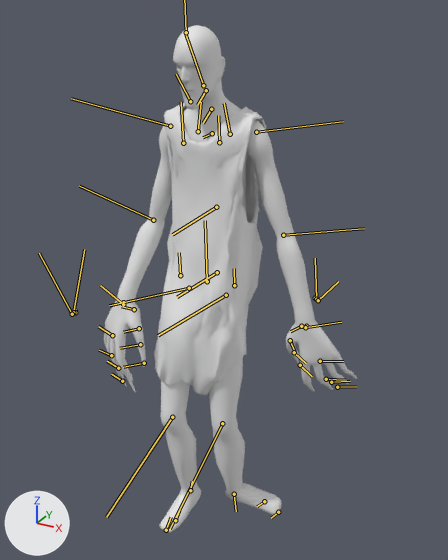
Before and after pictures for a commit that changed the FBX model Project_Gruppe1/Assets/Monster/monster.fbx.
The view is the same before and after, from a 50 mm camera at (2.28, -3.9, 4.24) aimed at (0.08, 0.09, 2.24). The axes (+X, +Y, +Z) are drawn at lower left. The lights are the same throughout. Both versions are drawn at frame 67 of the action 'C4D Animation Take'; the numbers are the values there. The bones that bend it are drawn over the model as lines.

Names of what the first picture shows: 'cloth', 'monster'.
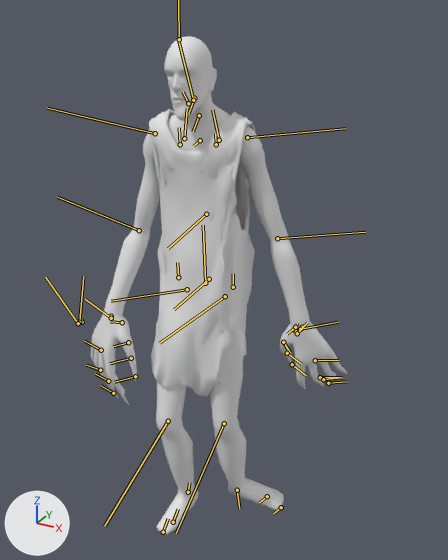
Where the change shows, as pixel boxes (x1, y1, x2, y2) in the pictures (448 x 560 px):
```json
{"object": "monster", "change": "posed", "before": [104, 25, 357, 533], "after": [91, 36, 347, 534]}
{"object": "cloth", "change": "posed", "before": [154, 103, 266, 395], "after": [149, 109, 255, 396]}
{"bone": "Root_null_jnt", "before": "(207, 281) to (206, 281)", "after": "(205, 283) to (205, 283)"}
{"bone": "Chest_FK_01_jnt", "before": "(212, 133) to (203, 137)", "after": "(200, 140) to (193, 146)"}
{"bone": "L_FK_Elbow_jnt", "before": "(283, 235) to (364, 228)", "after": "(277, 238) to (365, 232)"}
{"bone": "R_FK_Shoulder_jnt", "before": "(170, 126) to (71, 98)", "after": "(155, 133) to (47, 108)"}
{"bone": "R_Finger_Top_jnt", "before": "(111, 355) to (99, 350)", "after": "(100, 370) to (86, 365)"}
{"bone": "Head_null", "before": "(190, 101) to (176, 74)", "after": "(188, 103) to (183, 92)"}
{"bone": "L_Hip_jnt", "before": "(226, 295) to (158, 335)", "after": "(225, 296) to (159, 343)"}
{"bone": "R_Hip_jnt", "before": "(189, 288) to (109, 305)", "after": "(187, 289) to (111, 301)"}
{"bone": "R_Knee_jnt", "before": "(172, 417) to (106, 517)", "after": "(168, 421) to (104, 526)"}
```

The change, as JSON lines over the scene's bpy script:
```json
{"block": "bone_root_null_jnt", "where": "bone_root_null_jnt = bpy.data.objects['Biped_rig'].pose.bones['Root_null_jnt']"}
{"op": "set", "path": "bone_root_null_jnt.location", "old": "(0.9, -6.2, -0.8)", "new": "(-0.3, 4.8, 0.8)"}
{"op": "set", "path": "bone_root_null_jnt.rotation_quaternion", "old": "(0.999, -0.016, 0.002, 0.029)", "new": "(1.0, 0.012, -0.001, -0.022)", "note": "degrees (-2, 0, 3) -> degrees (1, 0, -3)"}
{"block": "bone_chest_fk_01_jnt", "where": "bone_chest_fk_01_jnt = bpy.data.objects['Biped_rig'].pose.bones['Chest_FK_01_jnt']  # child of 'Midd_FK_01_jnt'"}
{"op": "set", "path": "bone_chest_fk_01_jnt.rotation_quaternion", "old": "(0.998, 0.0, 0.0, -0.069)", "new": "(0.996, 0.0, 0.0, -0.088)", "note": "degrees (0, 0, -8) -> degrees (0, 0, -10)"}
{"block": "bone_l_fk_elbow_jnt", "where": "bone_l_fk_elbow_jnt = bpy.data.objects['Biped_rig'].pose.bones['L_FK_Elbow_jnt']  # child of 'L_FK_Shoulder_jnt'"}
{"op": "set", "path": "bone_l_fk_elbow_jnt.rotation_quaternion", "old": "(0.998, -0.007, 0.041, 0.04)", "new": "(0.999, -0.008, 0.024, 0.04)", "note": "degrees (-1, 5, 5) -> degrees (-1, 3, 5)"}
{"block": "bone_r_fk_shoulder_jnt", "where": "bone_r_fk_shoulder_jnt = bpy.data.objects['Biped_rig'].pose.bones['R_FK_Shoulder_jnt']  # child of 'R_FK_Collar_jnt'"}
{"op": "set", "path": "bone_r_fk_shoulder_jnt.rotation_quaternion", "old": "(0.996, 0.006, 0.013, -0.091)", "new": "(0.993, 0.007, 0.017, -0.117)", "note": "degrees (1, 2, -10) -> degrees (1, 2, -13)"}
{"block": "bone_r_finger_top_jnt", "where": "bone_r_finger_top_jnt = bpy.data.objects['Biped_rig'].pose.bones['R_Finger_Top_jnt']  # child of 'R_Finger_Middle_jnt'"}
{"op": "set", "path": "bone_r_finger_top_jnt.rotation_quaternion", "old": "(0.994, 0.0, -0.109, 0.0)", "new": "(0.99, 0.0, -0.14, 0.0)", "note": "degrees (0, -13, 0) -> degrees (0, -16, 0)"}
{"block": "bone_head_null", "where": "bone_head_null = bpy.data.objects['Biped_rig'].pose.bones['Head_null']  # child of 'Spine_FK_null'"}
{"op": "set", "path": "bone_head_null.location", "old": "(-0.8, -0.2, 0.1)", "new": "(0.4, -0.4, 0.1)"}
{"op": "set", "path": "bone_head_null.rotation_quaternion", "old": "(0.997, 0.072, -0.014, -0.011)", "new": "(0.998, -0.055, 0.011, 0.008)", "note": "degrees (8, -1, -1) -> degrees (-6, 1, 1)"}
{"block": "bone_l_hip_jnt", "where": "bone_l_hip_jnt = bpy.data.objects['Biped_rig'].pose.bones['L_Hip_jnt']  # child of 'L_Leg_null'"}
{"op": "set", "path": "bone_l_hip_jnt.location", "old": "(1.0, 10.8, -5.2)", "new": "(0.3, 4.5, -2.2)"}
{"op": "set", "path": "bone_l_hip_jnt.rotation_quaternion", "old": "(0.997, -0.043, -0.015, 0.068)", "new": "(0.999, -0.026, -0.019, 0.029)", "note": "degrees (-5, -1, 8) -> degrees (-3, -2, 3)"}
{"block": "bone_r_hip_jnt", "where": "bone_r_hip_jnt = bpy.data.objects['Biped_rig'].pose.bones['R_Hip_jnt']  # child of 'R_Leg_null'"}
{"op": "set", "path": "bone_r_hip_jnt.location", "old": "(-0.7, 15.2, -6.2)", "new": "(-0.3, 6.3, -2.6)"}
{"op": "set", "path": "bone_r_hip_jnt.rotation_quaternion", "old": "(0.996, 0.023, 0.056, 0.061)", "new": "(0.996, 0.071, 0.046, 0.019)", "note": "degrees (3, 6, 7) -> degrees (8, 5, 3)"}
{"block": "bone_r_knee_jnt", "where": "bone_r_knee_jnt = bpy.data.objects['Biped_rig'].pose.bones['R_Knee_jnt']  # child of 'R_Hip_jnt'"}
{"op": "set", "path": "bone_r_knee_jnt.rotation_quaternion", "old": "(1.0, -0.002, 0.0, 0.0)", "new": "(0.999, -0.038, 0.003, 0.0)", "note": "degrees (0, 0, 0) -> degrees (-4, 0, 0)"}
```
